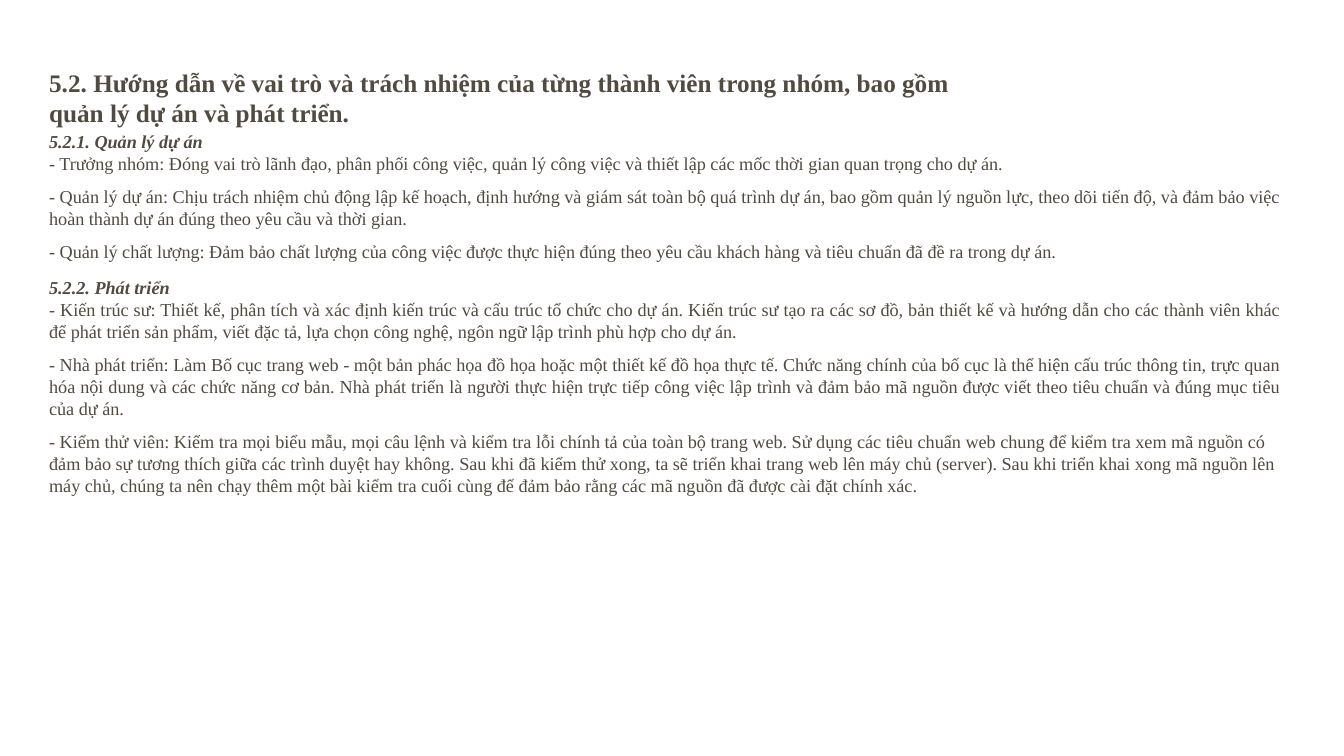
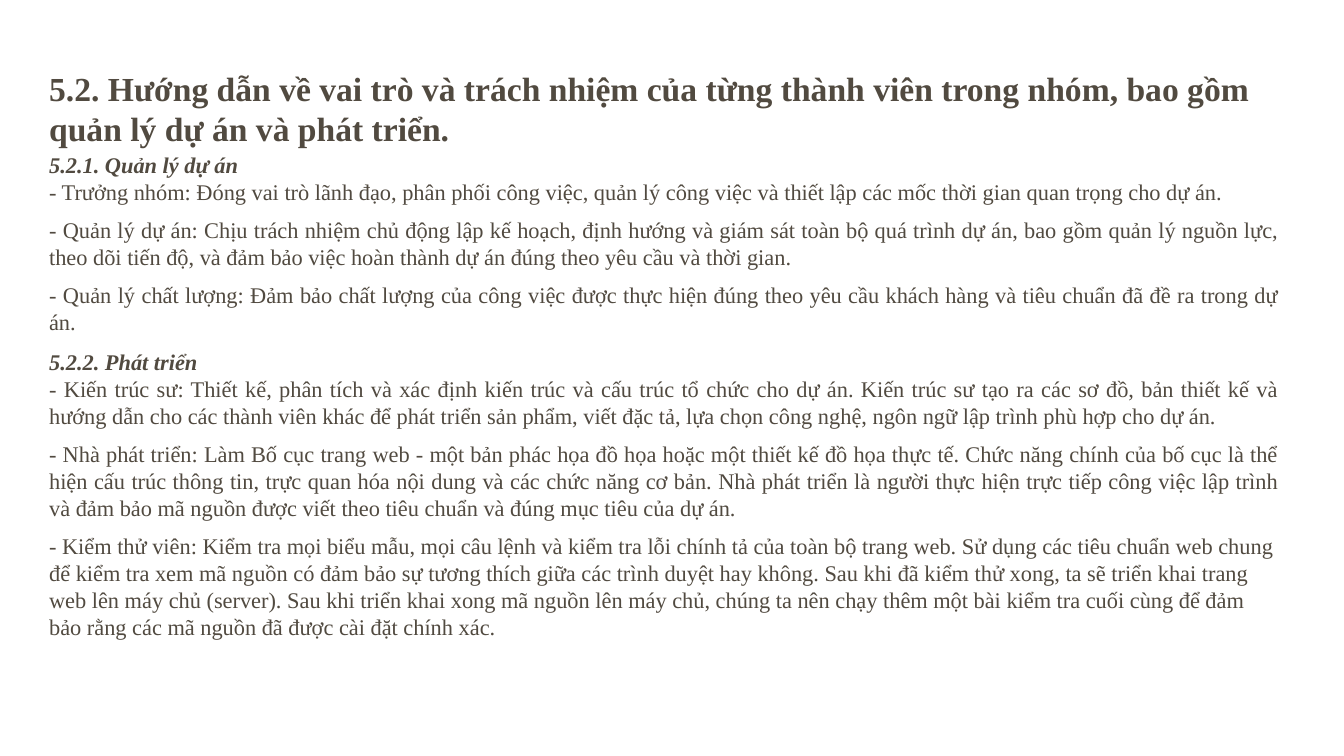
Before and after one commit to HaHung2/webnhom7, a slide deck: slide 13 of NHÓM-7-CÔNG-NGHỆ-WEB.pptx. Drawn at 1344x756 pixels with LibreOffice and Linux fonts; fonts in the diff are those of the drawing; background and template pictures are left out. Boxes give left, top, right and bottom in pixels: in the first picture for what was removed or moved away, otherwise in the second. Text is boxed around its words. In the diff, an @@ line names an element or a change of style, - is before the commit and + after.

```diff
--- a/NHÓM-7-CÔNG-NGHỆ-WEB.pptx
+++ b/NHÓM-7-CÔNG-NGHỆ-WEB.pptx
@@ text "5.2. Hướng dẫn về vai ..." at bbox=[49, 75, 1278, 640]: size 18 to 24 pt in "5.2. Hướng dẫn về vai trò và ..."; size 13 to 16 pt @@
```
Also in this commit, not shown: 8 other slides changed, 1 other file.
